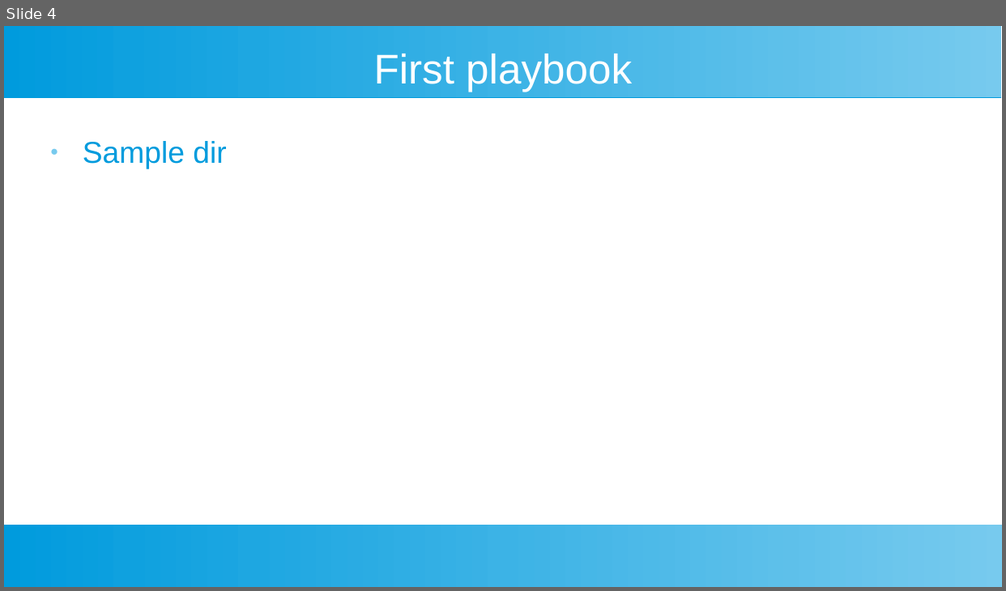
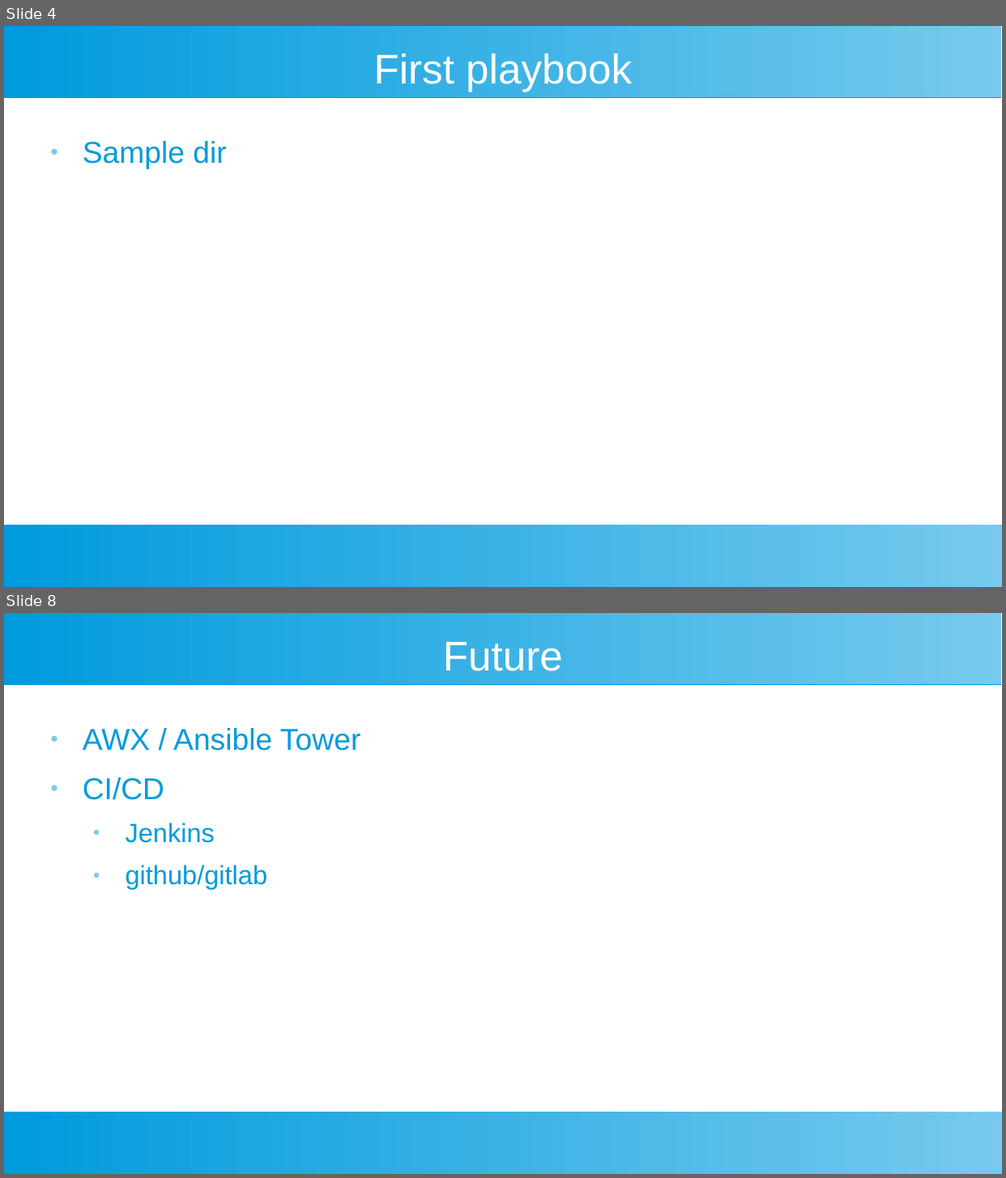
Before and after one commit to riffraff169/ansible-training, a slide deck: docs/ansible-slides.odp. Shown one above the other, each under a label of ours: slide 4 before the commit, slides 4 and 8 after it; the slides between them are not shown. The pictures are 1006x591 and 1006x1178 pixels, drawn with LibreOffice and Linux fonts; fonts in the diff are those of the drawing. Boxes give left, top, right and bottom in pixels: in the first picture for what was removed or moved away, otherwise in the second. Text is boxed around its words. In the diff, an @@ line names an element or a change of style, - is before the commit and + after.

```diff
--- a/docs/ansible-slides.odp
+++ b/docs/ansible-slides.odp
@@ slide 8 added at [4, 613, 1002, 1174], background #FFFFFF; not listed: 2 template elements that a slide beside it also shows @@
@@ title added at [443, 642, 563, 671], 33 pt, text #FFFFFF @@
+Future
@@ text added at [83, 728, 360, 889], 24 pt, text #009BDD @@
+● AWX / Ansible Tower
+● CI/CD
+  ● Jenkins
+  ● github/gitlab
```
Also in this commit, not shown: 3 other slides added, 1 other file.
